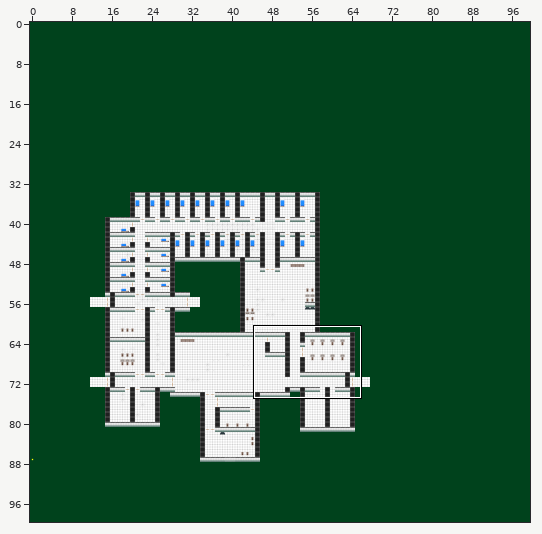
Two states of a Tiled map, ALPHA TEX/world5.tmx. The first picture is a wide view before the edit; the outline marks the close-up.
Close-up. Before:
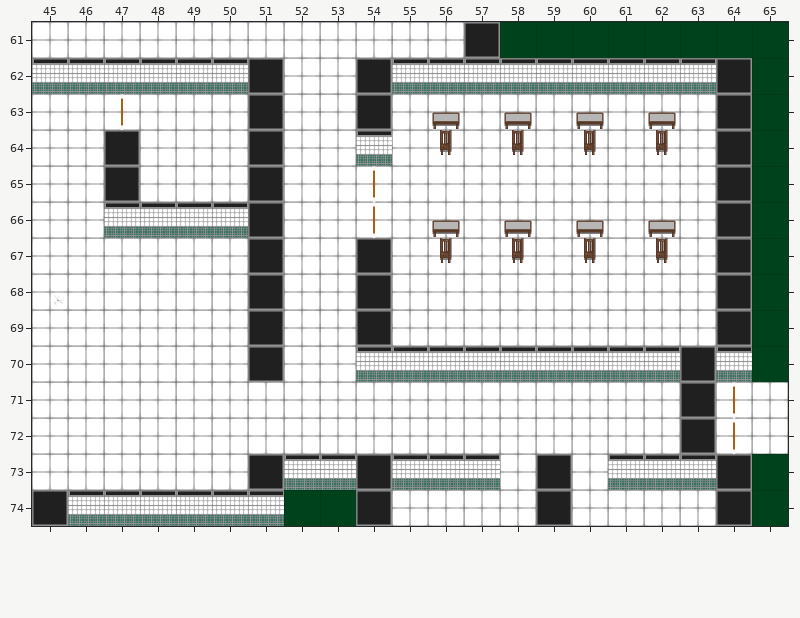
Cells are 64x64 px. Shown: x 45..65, y 61..74. The commit also changed other parts of the map, which this record leaves out.
Once edited:
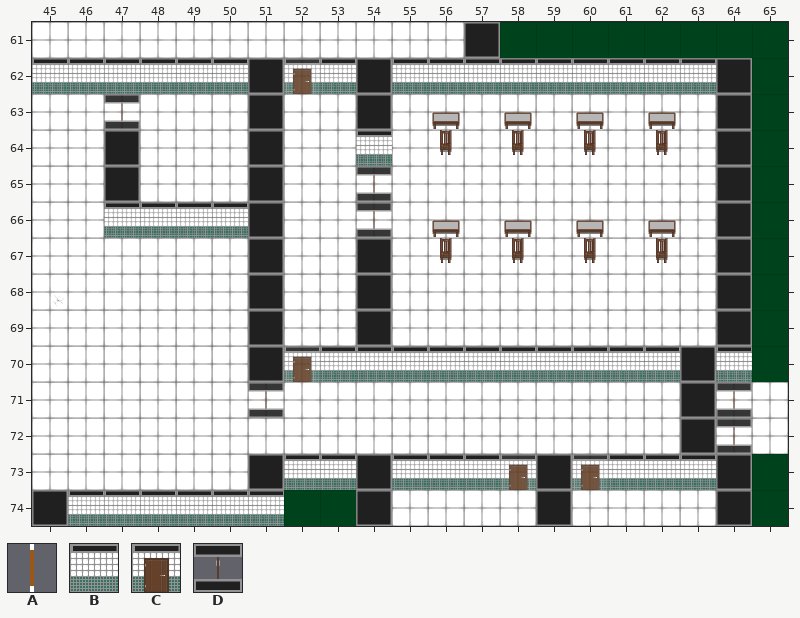
Key: from "alpha_sprite_sheet": A 9; from "floor_wall_sheet": B 5, C 7, D 9.
_ is an empty cell.
Diff:
Layer "väggar":
There is now tile B in row 62 at x 53; in row 70 at x 53.
Layer "Dörrar":
There is now tile C in row 62 at x 52; in row 70 at x 52; in row 73 at x 58 and 60.
The edit turns tile A into tile D in row 63 at x 47; in rows 65 to 66 at x 54; in rows 71 to 72 at x 64.
There is now tile D in row 71 at x 51.
Pixel boxes of the changes (left, top, right, bottom) in both close-ups:
added: (284, 58, 356, 94)
changed: (104, 94, 140, 130)
changed: (356, 166, 392, 238)
added: (248, 346, 356, 418)
changed: (716, 382, 752, 454)
added: (500, 454, 536, 490)
added: (572, 454, 608, 490)
